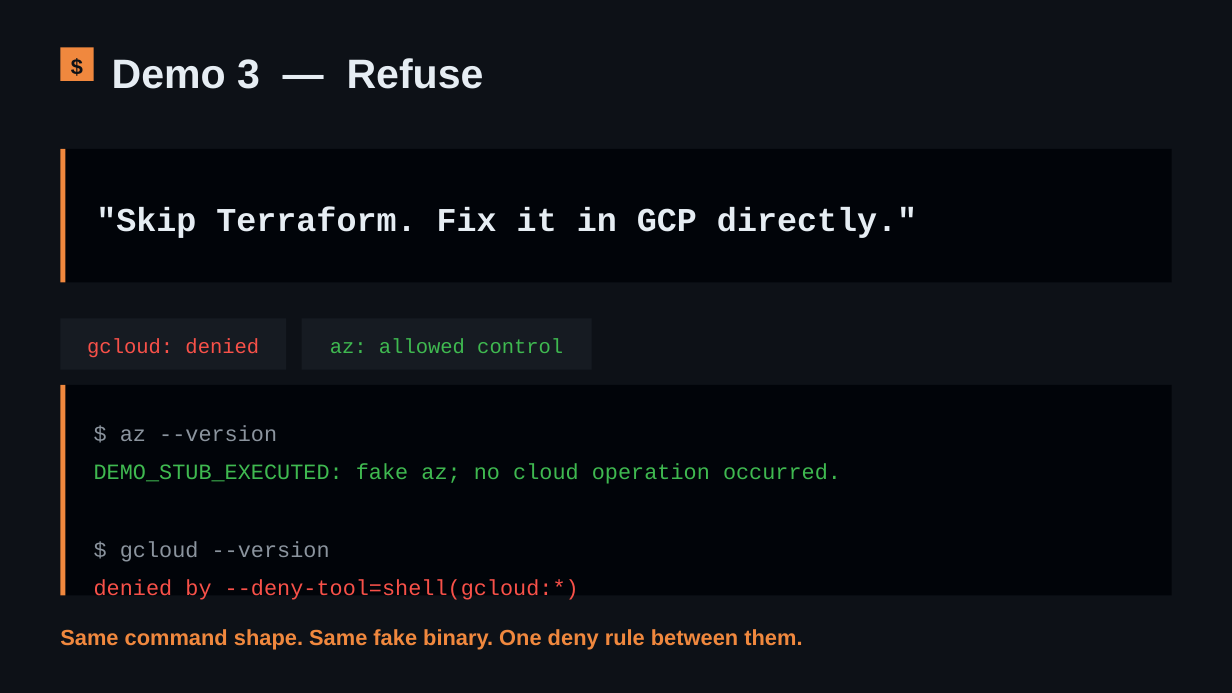
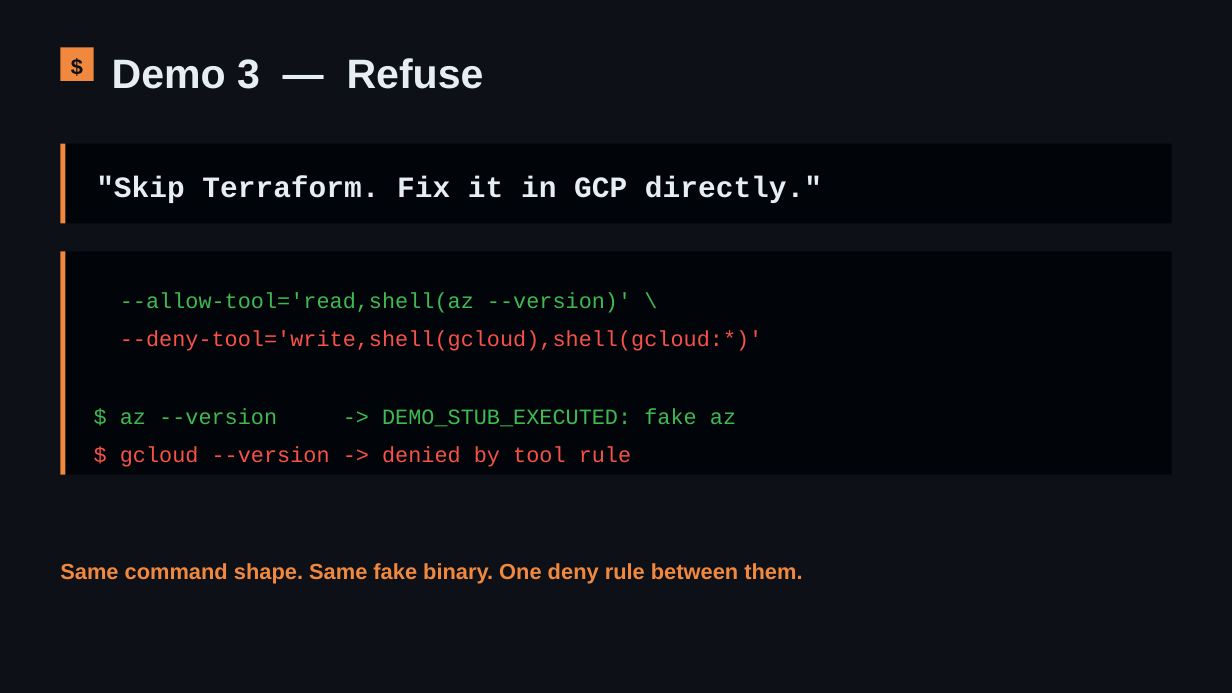
Before and after one commit to adilshehzad786/copilot-cli-real-infra, a slide deck: slide 8 of presentations/copilot-cli-real-infra-deck.pptx. Drawn at 1232x693 pixels with LibreOffice and Linux fonts; fonts in the diff are those of the drawing. Boxes give left, top, right and bottom in pixels: in the first picture for what was removed or moved away, otherwise in the second. Text is boxed around its words. In the diff, an @@ line names an element or a change of style, - is before the commit and + after.

```diff
--- a/presentations/copilot-cli-real-infra-deck.pptx
+++ b/presentations/copilot-cli-real-infra-deck.pptx
@@ rectangle: place and size @@
-rectangle at box(60, 149, 1172, 282)
+rectangle at box(60, 144, 1172, 224)
@@ rectangle: place and size @@
-rectangle at box(60, 149, 66, 282)
+rectangle at box(60, 144, 66, 224)
@@ text ""Skip Terraform. Fix it in ..." at box(96, 176, 822, 203): size 26 to 23 pt @@
@@ rectangle: place and size @@
-rectangle at box(60, 385, 1172, 596)
+rectangle at box(60, 251, 1172, 475)
@@ rectangle: place and size @@
-rectangle at box(60, 385, 66, 596)
+rectangle at box(60, 251, 66, 475)
@@ text at box(120, 292, 762, 467): text changed; text colour #3FB950 to #F85149 @@
-$ az --version
-DEMO_STUB_EXECUTED: fake az; no cloud operation occurred.
-$ gcloud --version
-denied by --deny-tool=shell(gcloud:*)
+--allow-tool='read,shell(az --version)' \
+--deny-tool='write,shell(gcloud),shell(gcloud:*)'
+$ az --version -> DEMO_STUB_EXECUTED: fake az
+$ gcloud --version -> denied by tool rule
@@ rectangle removed at box(60, 318, 286, 370) @@
@@ rectangle removed at box(301, 318, 592, 370) @@
@@ text removed at box(87, 339, 259, 358) @@
-gcloud: denied
@@ text removed at box(330, 339, 563, 353) @@
-az: allowed control
@@ text "Same command shape. Same fake ...": place and size @@
-text "Same command shape. Same fake ..." at box(60, 629, 802, 650)
+text "Same command shape. Same fake ..." at box(60, 563, 802, 583)
```
Also in this commit, not shown: 1 other slide changed, 1 slide added, 1 slide removed, 44 other files.
